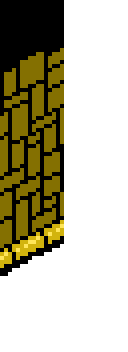
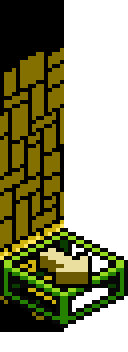
Comparing the layer stacks of the two 128×352 images. Changes:
showed "Layer 4" over (x1=36, y1=244, x2=92, y2=288)
added layer "Layer 8" above "Layer 7" over (x1=0, y1=228, x2=128, y2=328)
showed "Layer 5" over (x1=0, y1=228, x2=64, y2=332)
